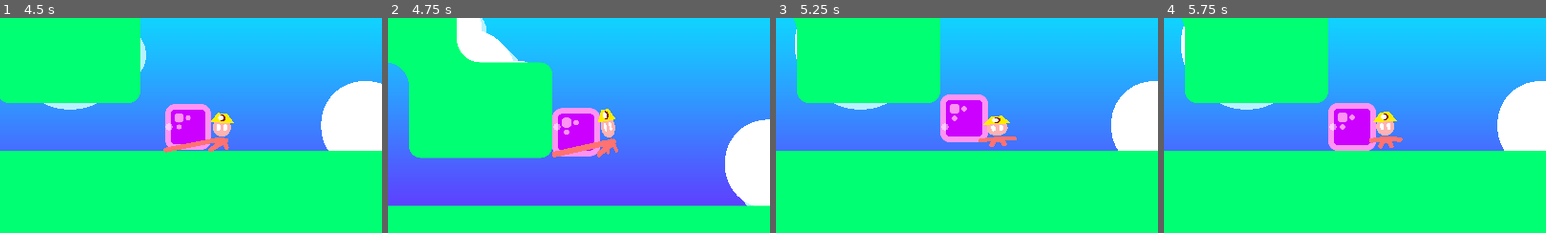
Above: before the commit, frames 1-4 (left to right).
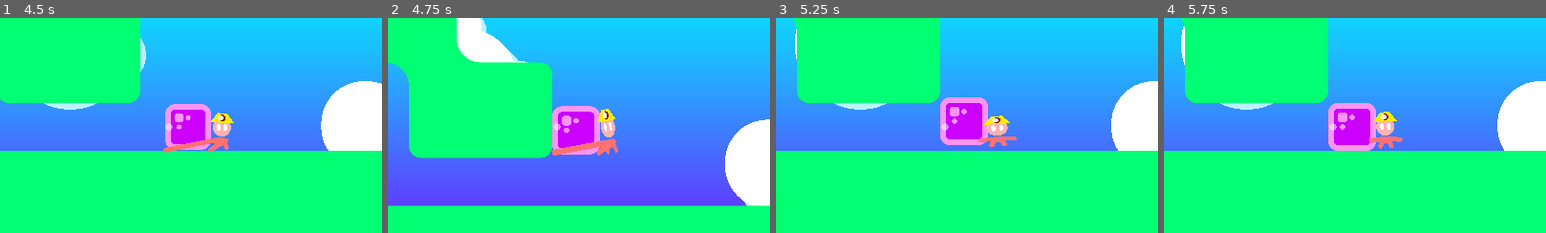
Above: after the commit, the same moments.

Repository: HarmonyHoney/tiny_crate2
Game: Godot game, scene res://src/map/hub.tscn
Two runs of this game, one before a commit and one after it. Both use one fixed random seed, a clock stepped at 60 frames per second and the inputs below. The engine's default icon, where the game draws it, is replaced by a stand-in: a white triangle on a blue panel in a dark square.
Inputs:
- Up to frame 1 (4.5 s): tap Enter at 0.5 s; hold Right (right) 0.53-1.28 s; hold C (grab) 0.53-1.28 s; tap Space (jump) at 0.77, 1.52, 3.02, 3.77 s; hold Down (down) 1.28-2.03 s; tap C (grab) at 1.35, 2.3, 3.05, 4.35 s; hold Right (right) 2.03-2.78 s; hold V (shoot) 2.03-2.78 s; hold Up (up) 2.78-3.53 s; tap R at 2.85 s; hold C (grab) 3.53-4.28 s; hold Left (left) from 3.53 s (still down); tap P at 3.6 s
- Up to frame 2 (4.75 s): keep holding Left (left); tap Space (jump) at 4.52 s
- Up to frame 3 (5.25 s): release Left (left) at 5.03 s; hold Down (down) from 5.03 s (still down); hold C (grab) from 5.03 s (still down)
- Up to frame 4 (5.75 s): keep holding Down (down); keep holding C (grab)
The pictures show only the part of the screen within x 21-71%, y 22-72%; the shares and areas given below are measured in that part.

Frame 1 is identical in both runs. In frame 2, 0.6% of the frame differs, in the area x 43-57%, y 40-65%; in frame 3, 0.8%, in the area x 43-56%, y 35-60%; in frame 4, nothing differs.

Commit message:
lifting the box up or down will hold that pose! The box will return to the previous pose otherwise(:

Diff:
--- a/src/actor/Box.gd
+++ b/src/actor/Box.gd
@@ -73,11 +73,13 @@
 		snap()
 
 func grab(other):
+	print(name, " grab")
 	grab = other
 	is_grab = true
 	is_stuck = false
 	grab_ease.reset()
-	print(name, " grab")
+	snap_ease.end()
+	sprite.position = Vector2.ZERO
 
 func drop(_vel := Vector2.ZERO):
 	velocity = _vel
--- a/src/actor/Box.tscn
+++ b/src/actor/Box.tscn
@@ -39,6 +39,7 @@
 is_colliding = true
 rise_gravity = 1333.33
 fall_gravity = 3333.33
+grab_speed = 25.0
 
 [node name="Sprite" type="Node2D" parent="."]
 
--- a/src/actor/Player.gd
+++ b/src/actor/Player.gd
@@ -38,20 +38,16 @@
 
 var grab = null
 var is_grab := false
+var is_push := false
 var grab_ease := EaseMover.new(0.15)
 export var grab_length := 200.0
 export var throw_vel := -500.0
 export var drop_vel := -100.0
-export var drop_time := 0.1
-var is_lift := false
 onready var grab_arm := $Grab
 onready var grab_hand := $Grab/Hand
-export var lift_pos := Vector2(0, -120)
-export var down_pos := Vector2(100, -20)
-var lift_from := lift_pos
-var lift_to := lift_pos
-var lift_ease := EaseMover.new(0.22)
+var lift_ease := EaseMover.new(0.3)
 var lift_x := 1.0
+export var lift_leash := 0.08
 
 onready var arm_l := $Image/ArmL
 onready var arm_r := $Image/ArmR
@@ -66,12 +62,6 @@
 onready var squish_ease := EaseMover.new(0.4, Vector2.ZERO, Vector2.ONE)
 export var jump_squish := Vector2.ONE
 export var land_squish := Vector2.ONE
-export var duck_squish := Vector2.ONE
-
-export var lift_pre_a := Vector2(-200, 0)
-export var lift_post_b := Vector2(0, 200)
-export var lift_walk_offset := 25.0
-
 
 func _enter_tree():
 	if Engine.editor_hint: return
@@ -190,14 +180,11 @@
 			grab_ease.count(delta)
 
 			# lift
-			#print(abs(grab.position.x - position.x))
-			if abs(grab.position.x - position.x) > 50:
+			if abs(grab.position.x - position.x) > 15:
 				lift_x = -1.0 if grab.position.x < position.x else 1.0
 
 			if joy.y == 0:
-				var f = lift_ease.frac()
-				if f < 0.35 or f > 0.75:
-					lift_ease.count(delta * (0.1 if f > 0.5 else 0.15), f > 0.5)
+				lift_ease.count(delta, is_push)
 			else:
 				if lift_ease.frac() < 0.35 and joy.y == 1:
 					lift_x = dir_x
@@ -205,7 +192,11 @@
 
 				var b = clamp(rad2deg(grab_arm.global_position.angle_to_point(grab.global_position)) - 90, -90, 90)
 				var d = lift_ease.time * (abs(b) / 90.0)
-				lift_ease.clock = clamp(lift_ease.clock, d - 0.03, d + 0.03)
+				lift_ease.clock = clamp(lift_ease.clock, d - lift_leash, d + lift_leash)
+
+				var f = lift_ease.frac()
+				if f < 0.2 or f > 0.9:
+					is_push = f > 0.9
 
 			grab_arm.rotation_degrees = -90 + (lift_ease.frac() * 90.0 * lift_x)
 	else:
@@ -290,9 +281,10 @@
 		grab.grab(self)
 		is_grab = true
 		grab_ease.reset()
-		lift_ease.end()
 		lift_x = -1.0 if grab.position.x < position.x else 1.0
+
 		var b = clamp(rad2deg(grab_arm.global_position.angle_to_point(grab.global_position)) - 90, -90, 90)
+		is_push = abs(b / 90.0) > 0.5
 		lift_ease.clock = lift_ease.time * abs(b / 90.0)
 
 func drop(_vel := Vector2(0, drop_vel)):
